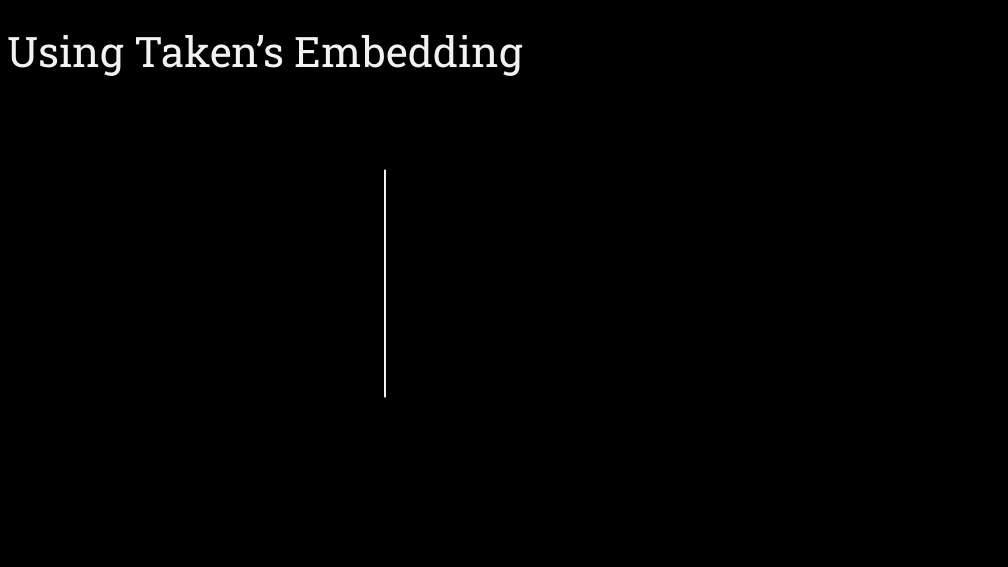
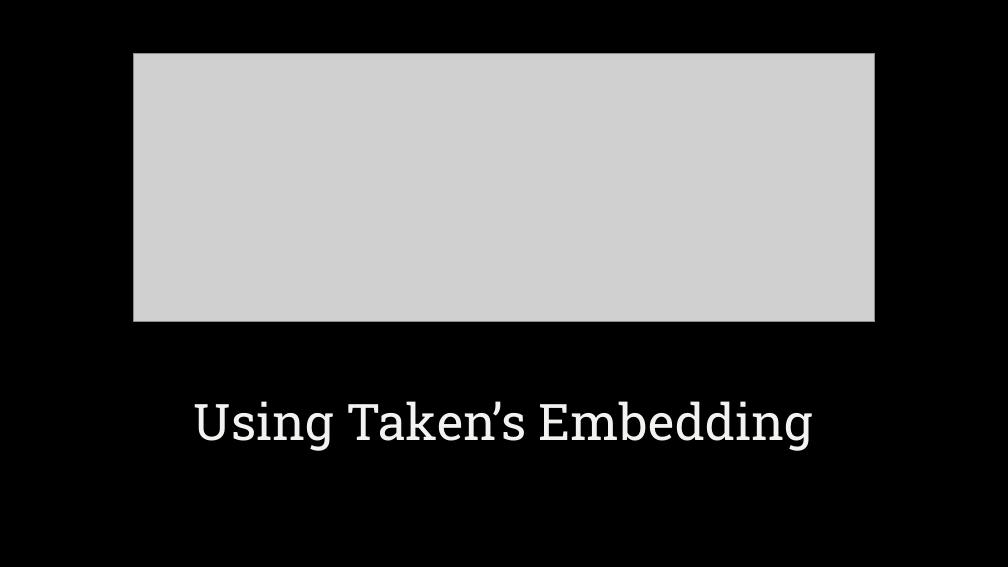
Before and after one commit to ekremdemirboga/modelling-calcium-oscillations-in-astrocytes, a slide deck: slide 15 of final/final.pptx (slide 9 before the commit). Drawn at 1008x567 pixels with LibreOffice and Linux fonts; fonts in the diff are those of the drawing; grey boxes stand for pictures; background and template pictures are left out. Boxes give left, top, right and bottom in pixels: in the first picture for what was removed or moved away, otherwise in the second. Text is boxed around its words. In the diff, an @@ line names an element or a change of style, - is before the commit and + after.

```diff
--- a/final/final.pptx
+++ b/final/final.pptx
@@ picture added at box(134, 53, 875, 321) @@
@@ line removed from (385, 170) to (385, 397) @@
@@ title "Using Taken’s Embedding": place and size @@
-title "Using Taken’s Embedding" at box(8, 35, 523, 76)
+title "Using Taken’s Embedding" at box(194, 401, 813, 451)
@@ title "Using Taken’s Embedding" at box(194, 401, 813, 451): size 40 to 48 pt; alignment left to centre; vertical alignment middle to bottom @@
```
Also in this commit, not shown: 1 other slide changed, 17 slides added, 5 slides removed, 3 other files.
